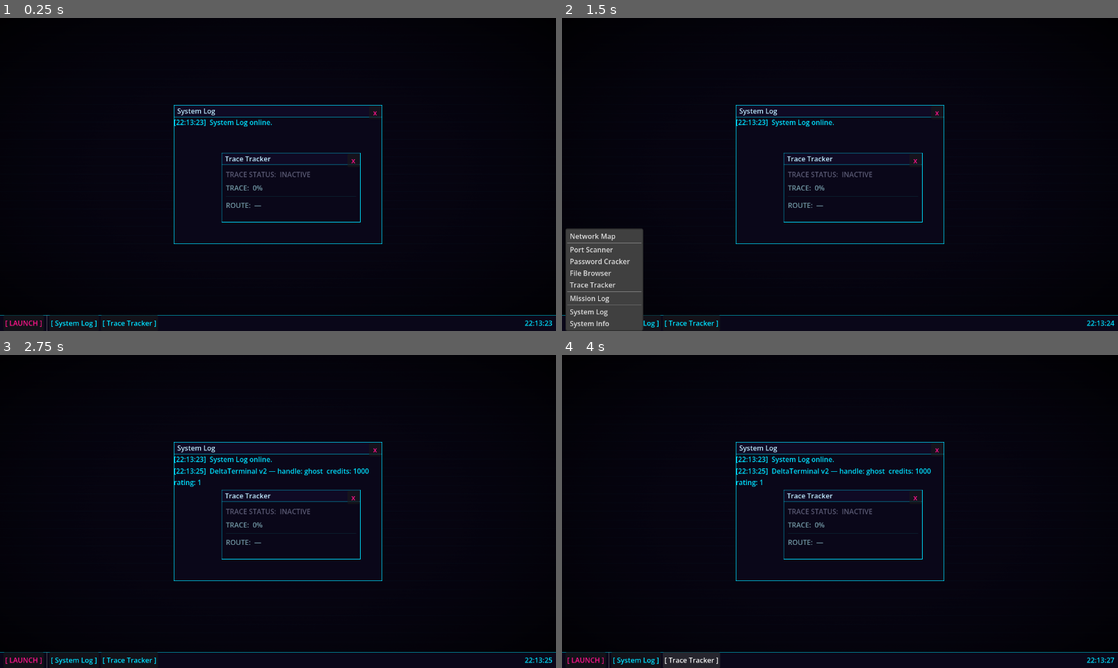
Above: before the commit, frames 1-4 (two rows, left to right).
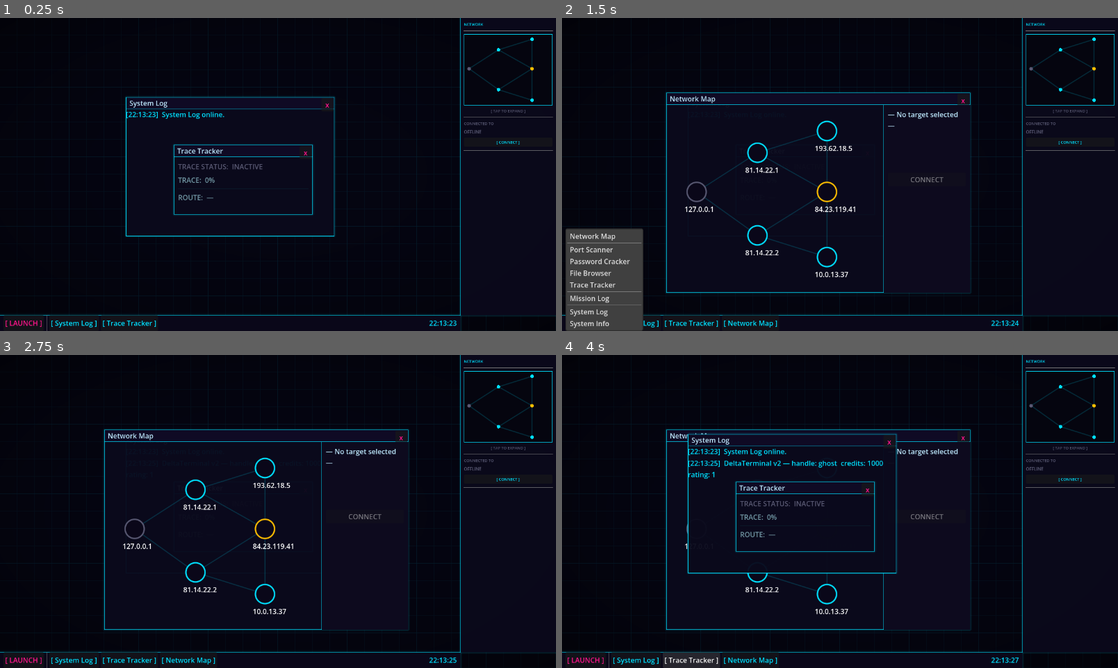
Above: after the commit, the same moments.

Repository: Sub-Xaero/Delta-Terminal-v2
Game: Godot game, scene res://scenes/desktop/desktop.tscn
Two runs of this game, one before a commit and one after it. Both use one fixed random seed, a clock stepped at 60 frames per second and the inputs below.
Inputs (mouse positions are in pixels of both pictures, inside the frame that each line leads up to):
- Up to frame 1 (0.25 s): no input
- Up to frame 2 (1.5 s): click (1067, 143) at 0.5 s, where only the run after the commit has a clickable "[ CONNECT ]"; click "[ LAUNCH ]" at 1.25 s
- Up to frame 3 (2.75 s): click "[ LAUNCH ]" at 2 s
- Up to frame 4 (4 s): click "[ System Log ]" at 2.75 s; click "[ Trace Tracker ]" at 3.5 s

The runs differ from the first frame. In frame 1, 3.8% of the frame differs, in the area x 0-100%, y 0-100%; in frame 2, 4.4%; in frame 3, 4.8%; in frame 4, 5.9%.

Commit message:
Add neo-Tokyo restyle and persistent sidebar
- Replace CRT shader with clean pixel-grid shader (40px primary grid,
  160px accent grid, radial vignette, no scanlines)
- Add soft cyan glow (shadow_size=4) to all tool windows and taskbar
- Add 220px persistent right sidebar with network minimap, connection
  status, and a Connect/Disconnect toggle button
- WindowLayer and Taskbar shrink 220px from the right to make room
- New EventBus signal: open_tool_requested — emitted by minimap click
  to open/focus the Network Map tool
- WindowManager now centres new windows within its own bounds (not the
  full viewport) so they don't spawn behind the sidebar

Diff:
--- a/scenes/desktop/crt_background.gdshader
+++ b/scenes/desktop/crt_background.gdshader
@@ -1,36 +1,39 @@
 shader_type canvas_item;
 
-uniform vec4 base_color : source_color = vec4(0.03, 0.02, 0.08, 1.0);
-uniform float grid_intensity : hint_range(0.0, 0.15) = 0.035;
-uniform float grid_scale_x : hint_range(20.0, 120.0) = 64.0;
-uniform float grid_scale_y : hint_range(10.0, 80.0) = 36.0;
-uniform float scanline_intensity : hint_range(0.0, 0.15) = 0.04;
-uniform float scanline_frequency : hint_range(50.0, 400.0) = 160.0;
-uniform float noise_intensity : hint_range(0.0, 0.05) = 0.008;
-uniform float vignette_strength : hint_range(0.0, 1.0) = 0.45;
-uniform vec3 grid_color : source_color = vec3(0.0, 0.88, 1.0);
+uniform vec4 base_color : source_color = vec4(0.02, 0.02, 0.07, 1.0);
+uniform float grid_size : hint_range(10.0, 200.0) = 40.0;
+uniform float line_width : hint_range(0.5, 4.0) = 1.0;
+uniform vec4 grid_color : source_color = vec4(0.0, 0.88, 1.0, 1.0);
+uniform float grid_alpha : hint_range(0.0, 0.3) = 0.06;
+uniform float accent_alpha : hint_range(0.0, 0.5) = 0.12;
+uniform float accent_cells : hint_range(2.0, 8.0) = 4.0;
+uniform float vignette_strength : hint_range(0.0, 1.0) = 0.25;
 
 void fragment() {
-	// Subtle perspective grid — faint cyan lines
-	float gx = step(1.0 - (1.0 / grid_scale_x), fract(UV.x * grid_scale_x));
-	float gy = step(1.0 - (1.0 / grid_scale_y), fract(UV.y * grid_scale_y));
-	float grid = max(gx, gy) * grid_intensity;
+	// Pixel-space grid (assumes 1280×720 viewport)
+	vec2 px = UV * vec2(1280.0, 720.0);
 
-	// Very faint horizontal scanlines for depth (not retro-heavy)
-	float scanline = sin(UV.y * scanline_frequency * PI) * 0.5 + 0.5;
-	float scan = 1.0 - scanline * scanline_intensity;
+	float gs = grid_size;
+	float gx = step(gs - line_width, mod(px.x, gs));
+	float gy = step(gs - line_width, mod(px.y, gs));
+	float grid_line = max(gx, gy);
 
-	// Slow-drifting noise, tinted cyan
-	float noise = fract(sin(dot(UV * 200.0 + TIME * 0.07, vec2(12.9898, 78.233))) * 43758.5453);
-	float n = (noise - 0.5) * noise_intensity;
+	float as_ = gs * accent_cells;
+	float ax = step(as_ - line_width, mod(px.x, as_));
+	float ay = step(as_ - line_width, mod(px.y, as_));
+	float accent_line = max(ax, ay);
 
-	// Vignette
+	// Primary grid only where accent doesn't draw (accent overrides)
+	float primary_only = grid_line * (1.0 - accent_line);
+
+	// Vignette — radial edge darkening, no CRT curvature
 	vec2 vig_uv = UV * 2.0 - 1.0;
 	float vignette = 1.0 - dot(vig_uv, vig_uv) * vignette_strength;
 
-	vec3 col = base_color.rgb + vec3(n * 0.2, n * 0.3, n);
-	col += grid_color * grid;
-	col *= scan * vignette;
+	vec3 col = base_color.rgb;
+	col += grid_color.rgb * grid_alpha * primary_only;
+	col += grid_color.rgb * accent_alpha * accent_line;
+	col *= vignette;
 
 	COLOR = vec4(col, 1.0);
 }
--- a/scenes/desktop/desktop.gd
+++ b/scenes/desktop/desktop.gd
@@ -19,6 +19,7 @@
 	GameManager.transition_to(GameManager.State.DESKTOP)
 	_setup_context_menu()
 	EventBus.context_menu_requested.connect(_show_context_menu)
+	EventBus.open_tool_requested.connect(_on_open_tool_requested)
 	window_manager.spawn_tool_window(SystemLogScene, "System Log")
 	window_manager.spawn_tool_window(TraceTrackerScene, "Trace Tracker")
 
@@ -52,6 +53,12 @@
 	context_menu.popup()
 
 
+func _on_open_tool_requested(tool_name: String) -> void:
+	match tool_name:
+		"Network Map":
+			window_manager.spawn_tool_window(NetworkMapScene, "Network Map")
+
+
 func _on_context_menu_id_pressed(id: int) -> void:
 	match id:
 		0:
--- a/scenes/desktop/desktop.tscn
+++ b/scenes/desktop/desktop.tscn
@@ -4,18 +4,18 @@
 [ext_resource type="Script" uid="uid://byvw0ae1r6jbc" path="res://scenes/desktop/window_manager.gd" id="2_wm"]
 [ext_resource type="Script" uid="uid://ogabhcn6r2p" path="res://scenes/desktop/taskbar.gd" id="3_tb"]
 [ext_resource type="Shader" uid="uid://b0bc2h4d8a5fo" path="res://scenes/desktop/crt_background.gdshader" id="4_crt"]
+[ext_resource type="PackedScene" uid="uid://ct2jvkb2t0vuh" path="res://scenes/desktop/sidebar.tscn" id="5_sb"]
 
 [sub_resource type="ShaderMaterial" id="ShaderMaterial_bg"]
 shader = ExtResource("4_crt")
-shader_parameter/base_color = Color(0.03, 0.02, 0.08, 1)
-shader_parameter/grid_intensity = 0.035
-shader_parameter/grid_scale_x = 64.0
-shader_parameter/grid_scale_y = 36.0
-shader_parameter/scanline_intensity = 0.04
-shader_parameter/scanline_frequency = 160.0
-shader_parameter/noise_intensity = 0.008
-shader_parameter/vignette_strength = 0.45
+shader_parameter/base_color = Color(0.02, 0.02, 0.07, 1)
+shader_parameter/grid_size = 40.0
+shader_parameter/line_width = 1.0
 shader_parameter/grid_color = Color(0, 0.88, 1, 1)
+shader_parameter/grid_alpha = 0.06
+shader_parameter/accent_alpha = 0.12
+shader_parameter/accent_cells = 4.0
+shader_parameter/vignette_strength = 0.25
 
 [node name="Desktop" type="Control" unique_id=1521621703]
 layout_mode = 3
@@ -39,6 +39,7 @@
 anchors_preset = 15
 anchor_right = 1.0
 anchor_bottom = 1.0
+offset_right = -220.0
 offset_bottom = -36.0
 script = ExtResource("2_wm")
 
@@ -49,6 +50,7 @@
 anchor_right = 1.0
 anchor_bottom = 1.0
 offset_top = -36.0
+offset_right = -220.0
 script = ExtResource("3_tb")
 
 [node name="TaskItems" type="HBoxContainer" parent="Taskbar" unique_id=822785678]
@@ -70,5 +72,13 @@
 horizontal_alignment = 2
 vertical_alignment = 1
 
+[node name="Sidebar" parent="." instance=ExtResource("5_sb")]
+layout_mode = 1
+anchor_left = 1.0
+anchor_right = 1.0
+anchor_bottom = 1.0
+offset_left = -220.0
+offset_bottom = -36.0
+
 [node name="ContextMenu" type="PopupMenu" parent="." unique_id=2063644530]
 oversampling_override = 1.0
--- /dev/null
+++ b/scenes/desktop/sidebar.gd
@@ -0,0 +1,76 @@
+class_name Sidebar
+extends Panel
+## Persistent right-side panel: network minimap + connection status.
+## Not a ToolWindow — always visible, never spawned by WindowManager.
+
+@onready var minimap: SidebarMinimap   = $MarginContainer/VBoxContainer/MinimapContainer/NetworkMinimap
+@onready var minimap_container: Panel  = $MarginContainer/VBoxContainer/MinimapContainer
+@onready var conn_label: Label         = $MarginContainer/VBoxContainer/ConnLabel
+@onready var disconnect_btn: Button    = $MarginContainer/VBoxContainer/DisconnectBtn
+
+var _connected_id: String = ""
+
+
+func _ready() -> void:
+	_apply_theme()
+	EventBus.network_connected.connect(_on_network_connected)
+	EventBus.network_disconnected.connect(_on_network_disconnected)
+	EventBus.bounce_chain_updated.connect(_on_bounce_chain_updated)
+
+
+func _apply_theme() -> void:
+	# Sidebar background — left seam glows cyan
+	var style := StyleBoxFlat.new()
+	style.bg_color      = Color(0.04, 0.03, 0.10, 0.97)
+	style.border_color  = Color(0.0, 0.88, 1.0)
+	style.border_width_left = 1
+	style.shadow_color  = Color(0.0, 0.88, 1.0, 0.18)
+	style.shadow_size   = 4
+	add_theme_stylebox_override("panel", style)
+
+	disconnect_btn.add_theme_color_override("font_color", Color(0.0, 0.88, 1.0))
+	disconnect_btn.pressed.connect(_on_conn_btn_pressed)
+
+	# Minimap container border + glow
+	var map_style := StyleBoxFlat.new()
+	map_style.bg_color     = Color(0.02, 0.02, 0.06)
+	map_style.border_color = Color(0.0, 0.88, 1.0)
+	map_style.set_border_width_all(1)
+	map_style.shadow_color = Color(0.0, 0.88, 1.0, 0.15)
+	map_style.shadow_size  = 3
+	minimap_container.add_theme_stylebox_override("panel", map_style)
+
+
+# ── EventBus reactions ─────────────────────────────────────────────────────────
+
+func _on_conn_btn_pressed() -> void:
+	if _connected_id != "":
+		NetworkSim.disconnect_from_node()
+	else:
+		EventBus.open_tool_requested.emit("Network Map")
+
+
+func _on_network_connected(node_id: String) -> void:
+	_connected_id = node_id
+	var data := NetworkSim.get_node_data(node_id)
+	conn_label.text = data.get("ip", node_id)
+	conn_label.add_theme_color_override("font_color", Color(0.0, 0.88, 1.0))
+	disconnect_btn.text = "[ DISCONNECT ]"
+	disconnect_btn.add_theme_color_override("font_color", Color(1.0, 0.08, 0.55))
+	minimap.connected_id = node_id
+	minimap.queue_redraw()
+
+
+func _on_network_disconnected() -> void:
+	_connected_id = ""
+	conn_label.text = "OFFLINE"
+	conn_label.add_theme_color_override("font_color", Color(0.35, 0.35, 0.45))
+	disconnect_btn.text = "[ CONNECT ]"
+	disconnect_btn.add_theme_color_override("font_color", Color(0.0, 0.88, 1.0))
+	minimap.connected_id = ""
+	minimap.queue_redraw()
+
+
+func _on_bounce_chain_updated(chain: Array) -> void:
+	minimap.bounce_chain = chain
+	minimap.queue_redraw()
--- /dev/null
+++ b/scenes/desktop/sidebar.tscn
@@ -0,0 +1,77 @@
+[gd_scene format=3 uid="uid://ct2jvkb2t0vuh"]
+
+[ext_resource type="Script" uid="uid://bsidebargd1234" path="res://scenes/desktop/sidebar.gd" id="1_sb"]
+[ext_resource type="Script" uid="uid://bminimapgd5678" path="res://scenes/desktop/sidebar_minimap.gd" id="2_mm"]
+
+[node name="Sidebar" type="Panel"]
+script = ExtResource("1_sb")
+
+[node name="MarginContainer" type="MarginContainer" parent="."]
+layout_mode = 1
+anchors_preset = 15
+anchor_right = 1.0
+anchor_bottom = 1.0
+theme_override_constants/margin_left = 8
+theme_override_constants/margin_right = 8
+theme_override_constants/margin_top = 8
+theme_override_constants/margin_bottom = 8
+
+[node name="VBoxContainer" type="VBoxContainer" parent="MarginContainer"]
+layout_mode = 2
+theme_override_constants/separation = 6
+
+[node name="SectionLabel" type="Label" parent="MarginContainer/VBoxContainer"]
+layout_mode = 2
+text = "NETWORK"
+uppercase = true
+theme_override_font_sizes/font_size = 9
+theme_override_colors/font_color = Color(0, 0.88, 1, 1)
+
+[node name="HSeparator" type="HSeparator" parent="MarginContainer/VBoxContainer"]
+layout_mode = 2
+
+[node name="MinimapContainer" type="Panel" parent="MarginContainer/VBoxContainer"]
+layout_mode = 2
+clip_contents = true
+custom_minimum_size = Vector2(0, 164)
+
+[node name="NetworkMinimap" type="Control" parent="MarginContainer/VBoxContainer/MinimapContainer"]
+layout_mode = 1
+anchors_preset = 15
+anchor_right = 1.0
+anchor_bottom = 1.0
+custom_minimum_size = Vector2(196, 160)
+script = ExtResource("2_mm")
+
+[node name="ExpandHint" type="Label" parent="MarginContainer/VBoxContainer"]
+layout_mode = 2
+text = "[ TAP TO EXPAND ]"
+horizontal_alignment = 1
+theme_override_font_sizes/font_size = 9
+theme_override_colors/font_color = Color(0.35, 0.35, 0.45, 1)
+
+[node name="HSeparator2" type="HSeparator" parent="MarginContainer/VBoxContainer"]
+layout_mode = 2
+
+[node name="StatusLabel" type="Label" parent="MarginContainer/VBoxContainer"]
+layout_mode = 2
+text = "CONNECTED TO"
+theme_override_font_sizes/font_size = 9
+theme_override_colors/font_color = Color(0.35, 0.35, 0.45, 1)
+
+[node name="ConnLabel" type="Label" parent="MarginContainer/VBoxContainer"]
+layout_mode = 2
+text = "OFFLINE"
+theme_override_font_sizes/font_size = 10
+theme_override_colors/font_color = Color(0.35, 0.35, 0.45, 1)
+
+[node name="DisconnectBtn" type="Button" parent="MarginContainer/VBoxContainer"]
+layout_mode = 2
+text = "[ CONNECT ]"
+theme_override_font_sizes/font_size = 9
+
+[node name="HSeparator3" type="HSeparator" parent="MarginContainer/VBoxContainer"]
+layout_mode = 2
+
+[node name="WidgetSlots" type="VBoxContainer" parent="MarginContainer/VBoxContainer"]
+layout_mode = 2
--- /dev/null
+++ b/scenes/desktop/sidebar_minimap.gd
@@ -0,0 +1,85 @@
+class_name SidebarMinimap
+extends Control
+## Miniature network map drawn in the sidebar.
+## Click to open / focus the full Network Map tool window.
+
+const _PAD         := 12.0
+const _NODE_RADIUS := 4.0
+
+var connected_id: String = ""
+var bounce_chain: Array  = []
+
+
+func _ready() -> void:
+	mouse_filter = MOUSE_FILTER_STOP
+	mouse_default_cursor_shape = CURSOR_POINTING_HAND
+
+
+func _draw() -> void:
+	if NetworkSim.nodes.is_empty():
+		return
+
+	# Collect map-space positions
+	var positions: Array[Vector2] = []
+	for id in NetworkSim.nodes:
+		positions.append(NetworkSim.nodes[id].get("map_position", Vector2.ZERO))
+
+	# Bounding box
+	var bmin := positions[0]
+	var bmax := positions[0]
+	for p in positions:
+		bmin.x = minf(bmin.x, p.x)
+		bmin.y = minf(bmin.y, p.y)
+		bmax.x = maxf(bmax.x, p.x)
+		bmax.y = maxf(bmax.y, p.y)
+
+	var map_size := bmax - bmin
+	var draw_area := size - Vector2(_PAD * 2.0, _PAD * 2.0)
+	var scale_x := draw_area.x / maxf(map_size.x, 1.0)
+	var scale_y := draw_area.y / maxf(map_size.y, 1.0)
+	var sc := minf(scale_x, scale_y)  # uniform scale
+
+	# Draw edges first
+	for node_id in NetworkSim.nodes:
+		var data: Dictionary = NetworkSim.nodes[node_id]
+		var from_px := _to_px(data.get("map_position", Vector2.ZERO), bmin, sc)
+
+		for target_id in data.get("connections", []):
+			if not NetworkSim.nodes.has(target_id):
+				continue
+			var to_px := _to_px(
+				NetworkSim.nodes[target_id].get("map_position", Vector2.ZERO), bmin, sc
+			)
+			var lit: bool = (node_id in bounce_chain and target_id in bounce_chain) \
+					or node_id == connected_id or target_id == connected_id
+			draw_line(from_px, to_px, Color(0.0, 0.88, 1.0, 0.85 if lit else 0.18), 1.0, true)
+
+	# Draw nodes on top of edges
+	for node_id in NetworkSim.nodes:
+		var data: Dictionary = NetworkSim.nodes[node_id]
+		var pt := _to_px(data.get("map_position", Vector2.ZERO), bmin, sc)
+		draw_circle(pt, _NODE_RADIUS, _node_color(data, node_id))
+
+
+func _to_px(map_pos: Vector2, bmin: Vector2, sc: float) -> Vector2:
+	return (map_pos - bmin) * sc + Vector2(_PAD, _PAD)
+
+
+func _node_color(data: Dictionary, node_id: String) -> Color:
+	if node_id == connected_id:
+		return Color(0.0, 0.88, 1.0)
+	var sec: int = data.get("security", 1)
+	if sec == 0:
+		return Color(0.35, 0.35, 0.45)
+	if sec <= 2:
+		return Color(0.0, 0.88, 1.0)
+	if sec <= 4:
+		return Color(1.0, 0.75, 0.0)
+	return Color(1.0, 0.08, 0.55)
+
+
+func _gui_input(event: InputEvent) -> void:
+	if event is InputEventMouseButton:
+		if event.button_index == MOUSE_BUTTON_LEFT and event.pressed:
+			EventBus.open_tool_requested.emit("Network Map")
+			accept_event()
--- a/scenes/desktop/taskbar.gd
+++ b/scenes/desktop/taskbar.gd
@@ -40,6 +40,8 @@
 	style.bg_color = Color(0.04, 0.03, 0.10)
 	style.border_color = Color(0.0, 0.88, 1.0)
 	style.border_width_top = 1
+	style.shadow_color = Color(0.0, 0.88, 1.0, 0.18)
+	style.shadow_size = 4
 	add_theme_stylebox_override("panel", style)
 
 	clock_label.add_theme_color_override("font_color", Color(0.0, 0.88, 1.0))
--- a/scenes/desktop/tool_window.gd
+++ b/scenes/desktop/tool_window.gd
@@ -36,6 +36,8 @@
 	window_style.bg_color = Color(0.04, 0.03, 0.10, 0.95)
 	window_style.border_color = Color(0.0, 0.88, 1.0)
 	window_style.set_border_width_all(1)
+	window_style.shadow_color = Color(0.0, 0.88, 1.0, 0.18)
+	window_style.shadow_size = 4
 	add_theme_stylebox_override("panel", window_style)
 
 	title_label.add_theme_color_override("font_color", Color(0.75, 0.92, 1.0))
--- a/scenes/desktop/window_manager.gd
+++ b/scenes/desktop/window_manager.gd
@@ -28,8 +28,9 @@
 	window.set_tool_name(p_tool_name)
 	add_child(window)
 
-	# Cascade position so multiple windows don't stack exactly
-	var screen_size := get_viewport_rect().size
+	# Cascade position so multiple windows don't stack exactly.
+	# Use own size (respects sidebar offset) rather than full viewport.
+	var screen_size := size
 	var cascade := Vector2(30.0, 30.0) * float(open_windows.size() % 8)
 	window.position = (screen_size / 2.0 - window.custom_minimum_size / 2.0) + cascade
 
--- a/scripts/autoloads/event_bus.gd
+++ b/scripts/autoloads/event_bus.gd
@@ -13,6 +13,7 @@
 signal trace_completed()
 
 # ── Tools ─────────────────────────────────────────────────────────────────────
+signal open_tool_requested(tool_name: String)
 signal tool_opened(tool_name: String)
 signal tool_closed(tool_name: String)
 signal tool_focus_requested(tool_name: String)
Not shown, added: scenes/desktop/sidebar.gd.uid
Not shown, added: scenes/desktop/sidebar_minimap.gd.uid
